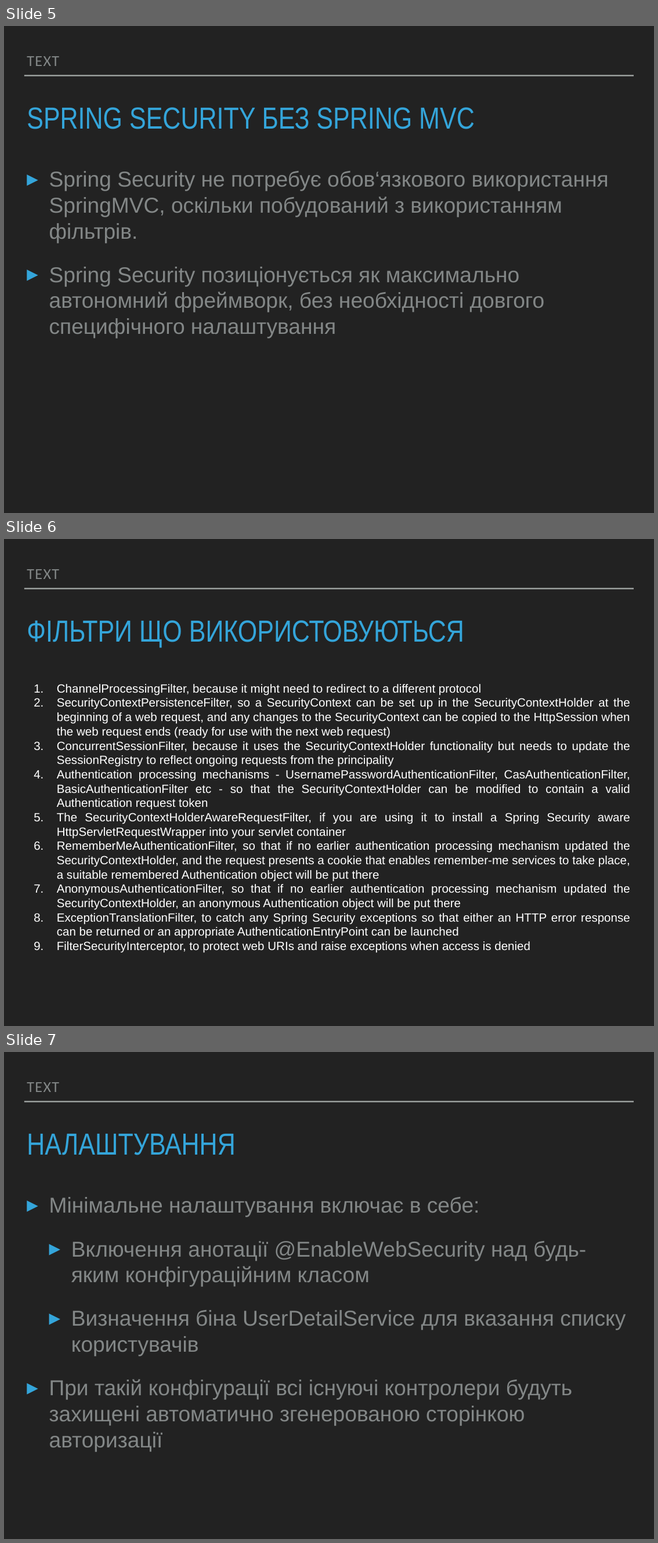
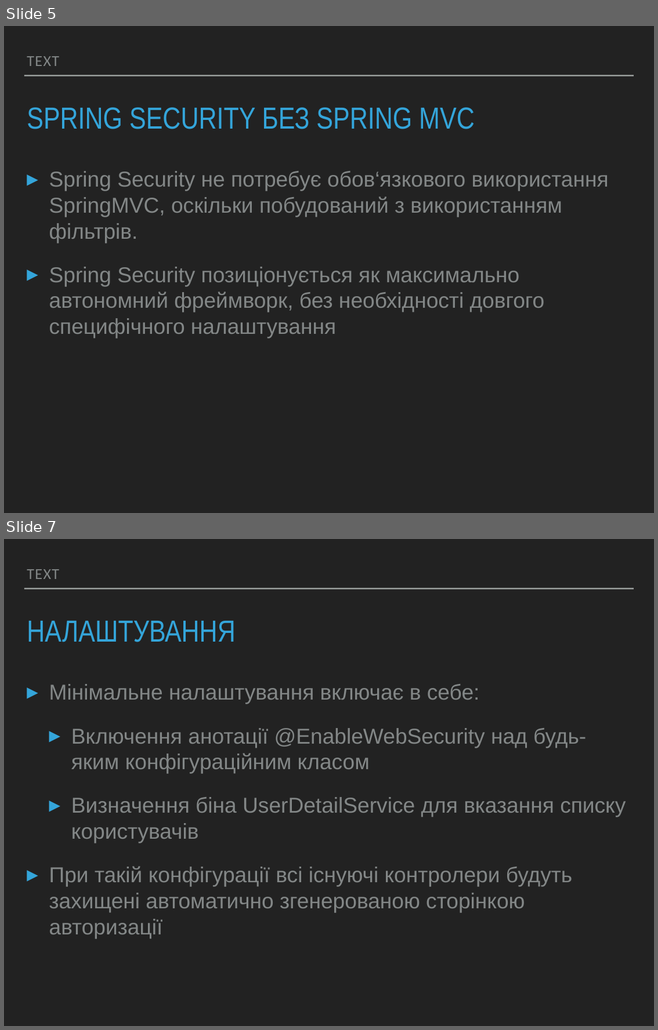
Before and after one commit to RetAlex/SpringLab_2019, a slide deck: assets/SpringSecurity.pptx. Shown one above the other, each under a label of ours: slides 5, 6 and 7 before the commit, slides 5 and 7 after it; the slides between them are not shown. The pictures are 658x1543 and 658x1030 pixels, drawn with LibreOffice and Linux fonts; fonts in the diff are those of the drawing. Boxes give left, top, right and bottom in pixels: in the first picture for what was removed or moved away, otherwise in the second. Text is boxed around its words. In the diff, an @@ line names an element or a change of style, - is before the commit and + after.

Commit message:
Updated Spring Security .pptx

```diff
--- a/assets/SpringSecurity.pptx
+++ b/assets/SpringSecurity.pptx
@@ slide 6 removed at (4,539,654,1026), background #222222; not listed: 1 template element that a slide beside it also shows @@
@@ text removed at (27,569,59,579) @@
-TEXT
@@ title removed at (27,620,464,647) @@
-ФІЛЬТРИ ЩО ВИКОРИСТОВУЮТЬСЯ
@@ text removed at (57,684,630,953) @@
-1. ChannelProcessingFilter, because it might need to redirect to a different protocol
-2. SecurityContextPersistenceFilter, so a SecurityContext can be set up in the SecurityContextHolder at the beginning of a web request, and any changes to the SecurityContext can be copied to the HttpSession when the web request ends (ready for use with the next web request)
-3. ConcurrentSessionFilter, because it uses the SecurityContextHolder functionality but needs to update the SessionRegistry to reflect ongoing requests from the principality
-4. Authentication processing mechanisms - UsernamePasswordAuthenticationFilter, CasAuthenticationFilter, BasicAuthenticationFilter etc - so that the SecurityContextHolder can be modified to contain a valid Authentication request token
-5. The SecurityContextHolderAwareRequestFilter, if you are using it to install a Spring Security aware HttpServletRequestWrapper into your servlet container
-6. RememberMeAuthenticationFilter, so that if no earlier authentication processing mechanism updated the SecurityContextHolder, and the request presents a cookie that enables remember-me services to take place, a suitable remembered Authentication object will be put there
-7. AnonymousAuthenticationFilter, so that if no earlier authentication processing mechanism updated the SecurityContextHolder, an anonymous Authentication object will be put there
-8. ExceptionTranslationFilter, to catch any Spring Security exceptions so that either an HTTP error response can be returned or an appropriate AuthenticationEntryPoint can be launched
-9. FilterSecurityInterceptor, to protect web URIs and raise exceptions when access is denied
```
Also in this commit, not shown: 1 slide added.
